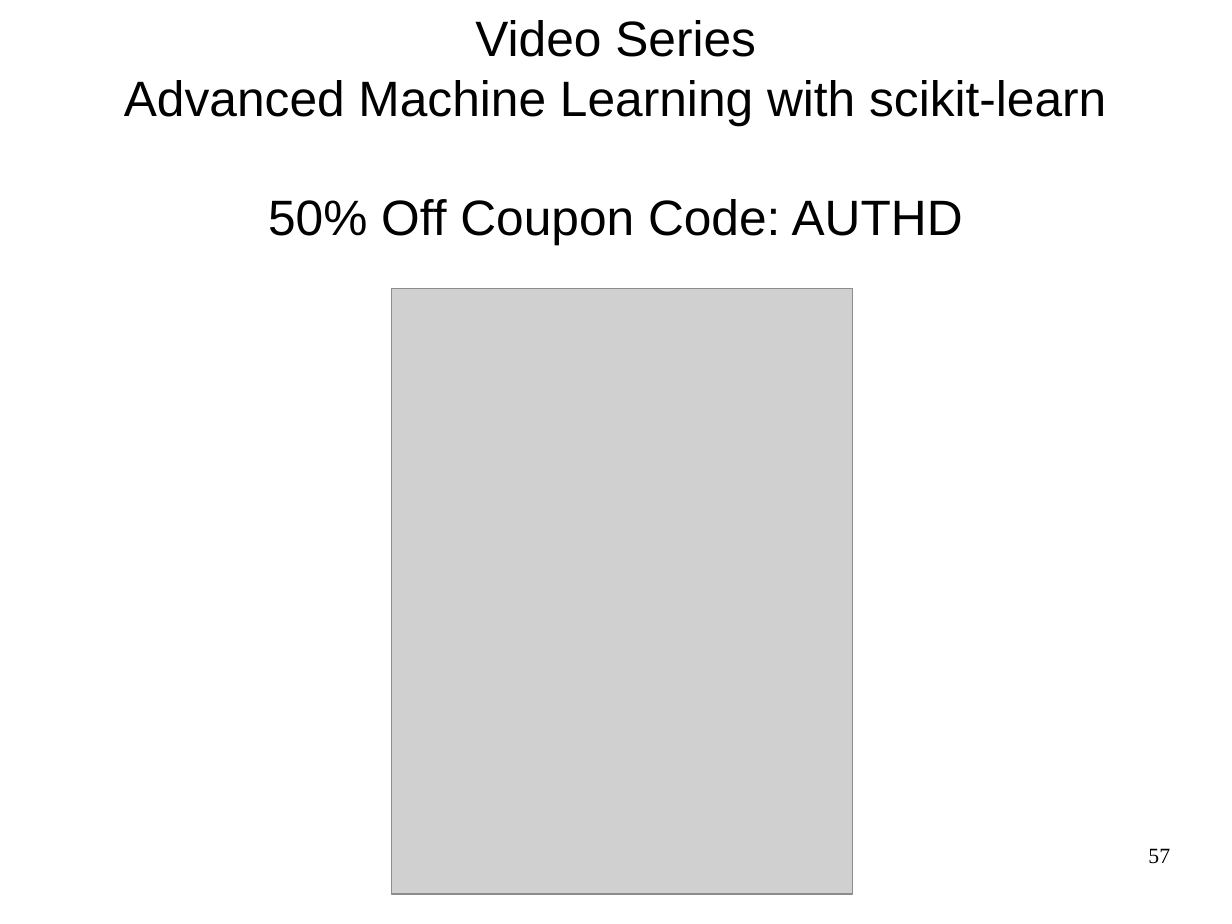
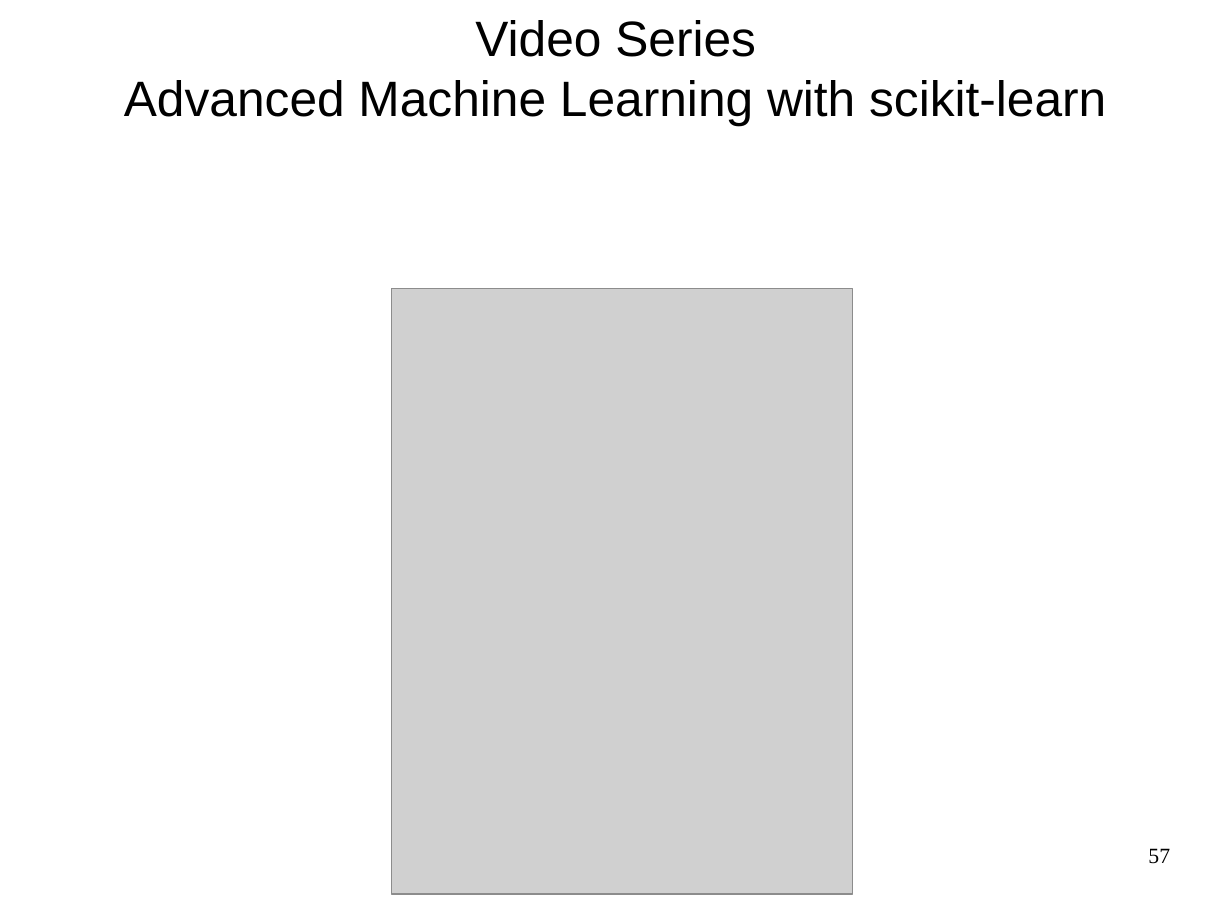
Before and after one commit to amueller/odscon-sf-2015, a slide deck: slide 57 of machine-learning-with-scikit-learn-odscon-SF-2015.odp. Drawn at 1232x924 pixels with LibreOffice and Linux fonts; fonts in the diff are those of the drawing; grey boxes stand for pictures. Boxes give left, top, right and bottom in pixels: in the first picture for what was removed or moved away, otherwise in the second. Text is boxed around its words. In the diff, an @@ line names an element or a change of style, - is before the commit and + after.

```diff
--- a/machine-learning-with-scikit-learn-odscon-SF-2015.odp
+++ b/machine-learning-with-scikit-learn-odscon-SF-2015.odp
@@ subtitle at (268, 199, 963, 244): paragraph removed @@
-50% Off Coupon Code: AUTHD
```
Also in this commit, not shown: 2 other slides changed.
